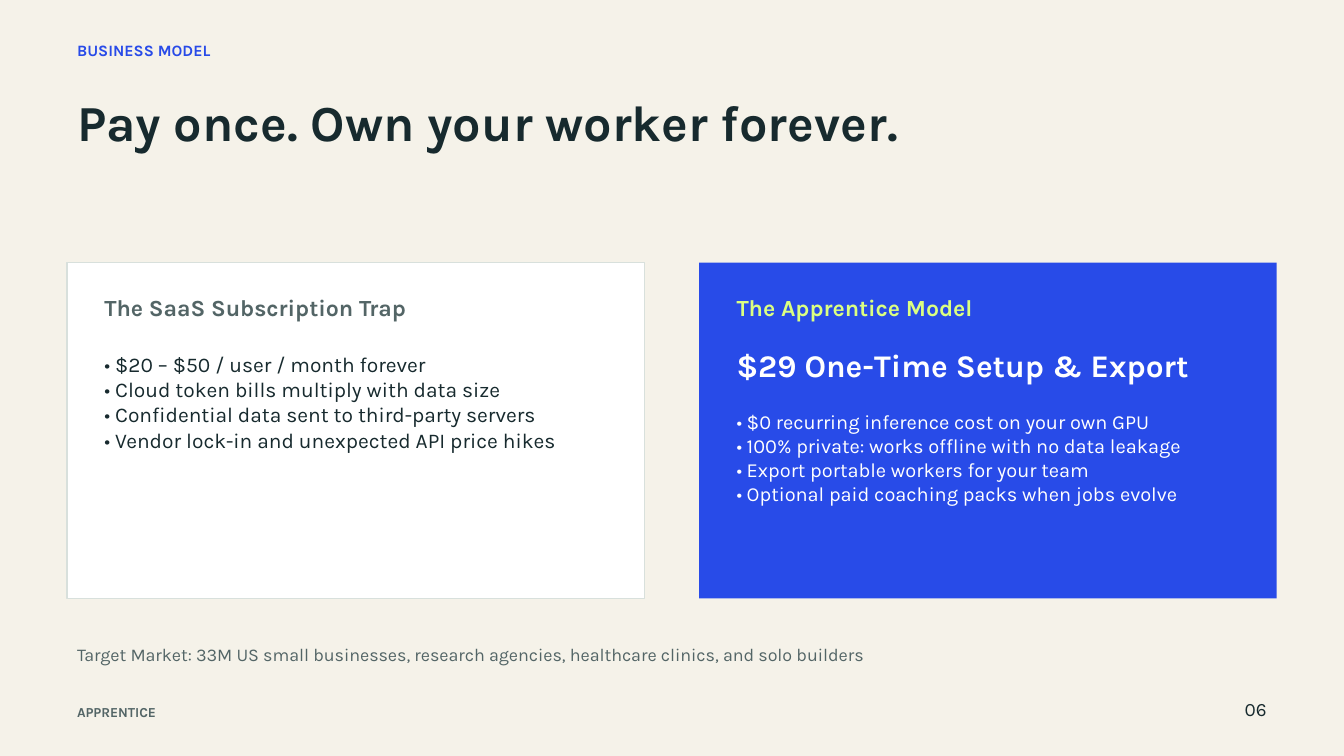
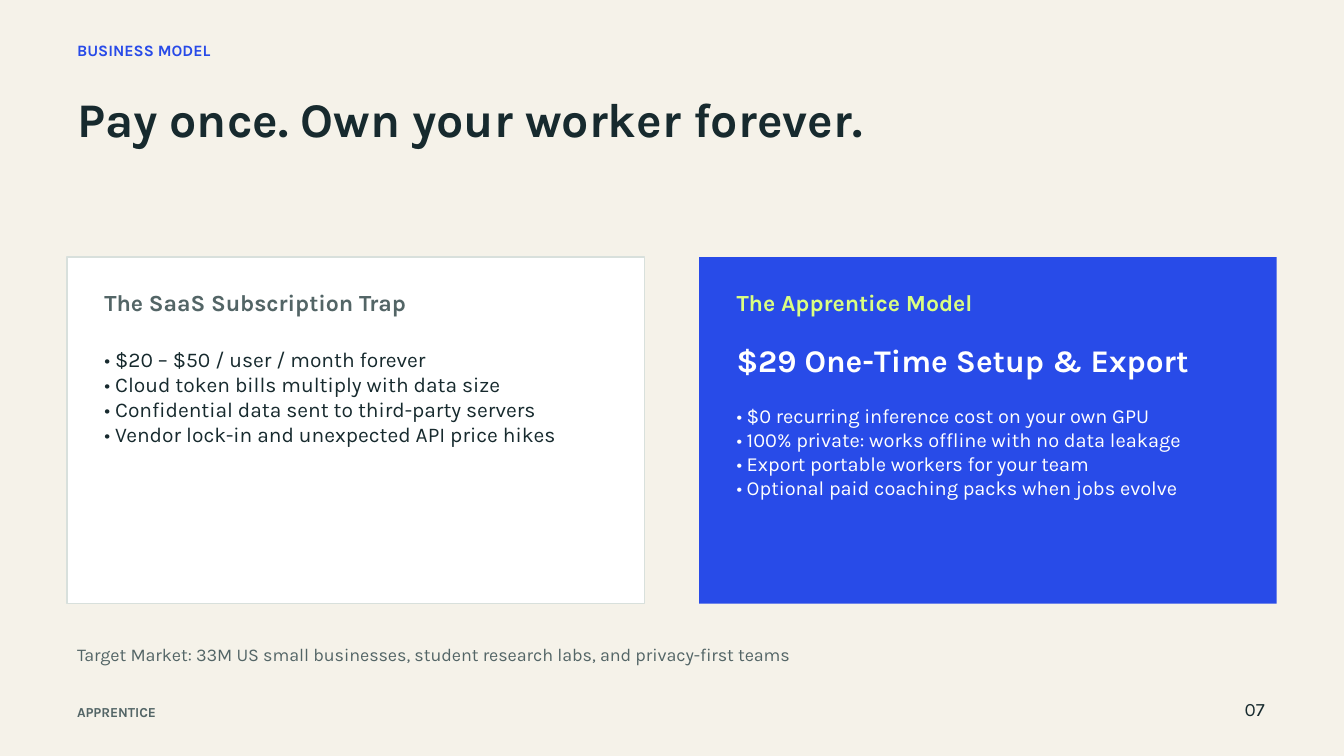
Before and after one commit to zedk1929/local-ai-job-trainer, a slide deck: slide 7 of pitch-deliverables/output/Apprentice_Draft_2.pptx (slide 6 before the commit). Drawn at 1344x756 pixels with LibreOffice and Linux fonts; fonts in the diff are those of the drawing. Boxes give left, top, right and bottom in pixels: in the first picture for what was removed or moved away, otherwise in the second. Text is boxed around its words. In the diff, an @@ line names an element or a change of style, - is before the commit and + after.

Commit message:
feat(pitch): adapt presentation to 4-minute Cal Poly student pitch and add glass-in-latte safety catch example

```diff
--- a/pitch-deliverables/output/Apprentice_Draft_2.pptx
+++ b/pitch-deliverables/output/Apprentice_Draft_2.pptx
@@ text "Pay once. Own your worker ..." at <box>77,103,862,148</box>: size 36 to 34.5 pt @@
@@ rectangle: place and size @@
-rectangle at <box>68,262,645,598</box>
+rectangle at <box>68,257,645,604</box>
@@ rectangle: place and size @@
-rectangle at <box>700,262,1277,598</box>
+rectangle at <box>700,257,1277,604</box>
@@ 4 texts: place and size @@
-4 texts at <box>104,299,1189,453</box>
+4 texts at <box>104,294,1189,447</box>
@@ text "• $0 recurring inference cost ...": place and size @@
-text "• $0 recurring inference cost ..." at <box>747,415,1181,506</box>
+text "• $0 recurring inference cost ..." at <box>747,409,1181,500</box>
@@ text at <box>77,648,790,666</box>: text changed @@
-Target Market: 33M US small businesses, research agencies, healthcare clinics, and solo builders
+Target Market: 33M US small businesses, student research labs, and privacy-first teams
@@ text at <box>1245,704,1265,716</box>: text changed @@
-06
+07
```
Also in this commit, not shown: 8 other slides changed, 1 slide added, 1 slide removed, 13 other files.
